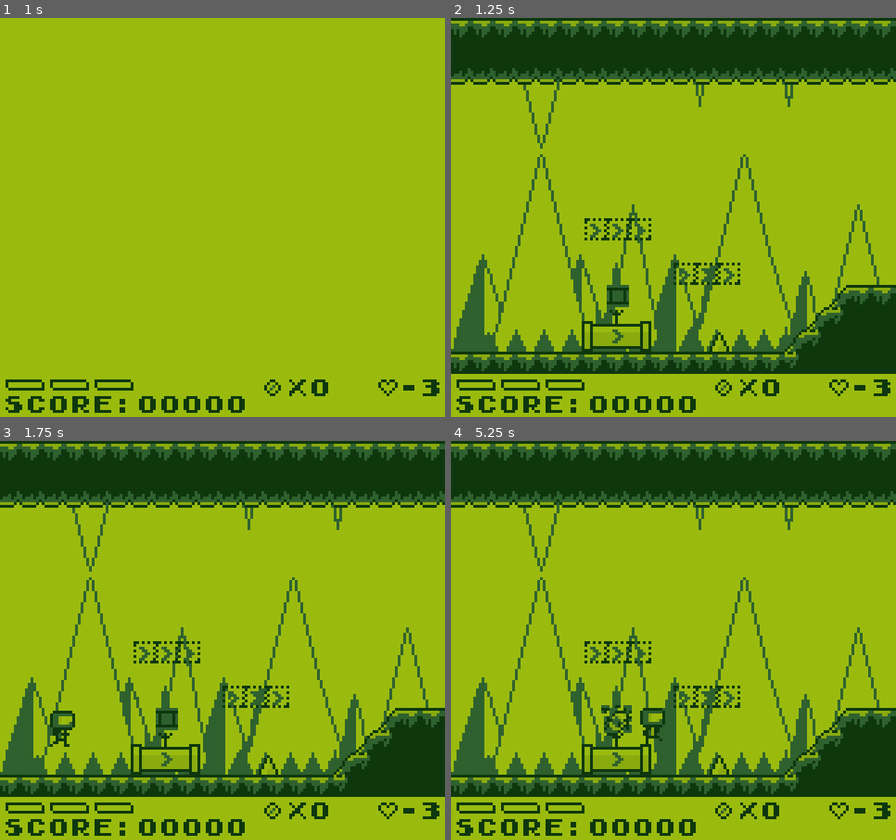
Above: before the commit, frames 1-4 (two rows, left to right).
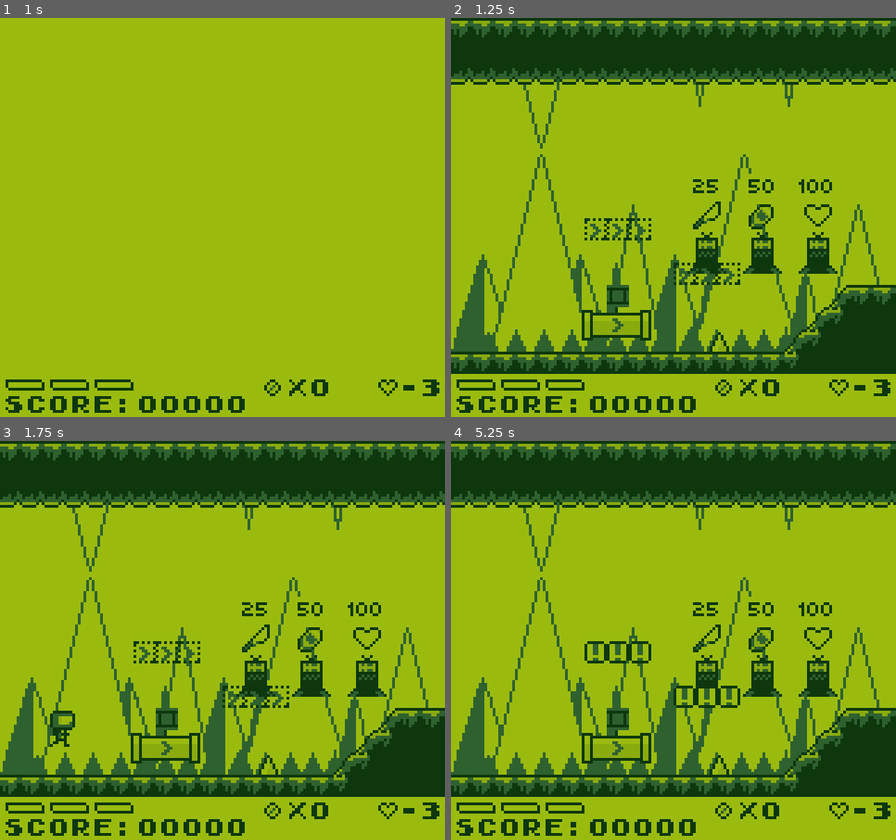
Above: after the commit, the same moments.

Repository: AlanRostem/TurboTrooper
Game: Godot game, scene res://scenes/main/Main.tscn
Two runs of this game, one before a commit and one after it. Both use one fixed random seed, a clock stepped at 60 frames per second and the inputs below. Sound files missing from this copy of the repository are replaced by a short silence.
Inputs:
- Up to frame 1 (1 s): tap Enter (pause) at 0.5 s; hold D (move_right) from 0.53 s (still down); tap S (aim_down) at 0.6 s; tap Space (jump) at 0.77 s
- Up to frame 2 (1.25 s): keep holding D (move_right)
- Up to frame 3 (1.75 s): keep holding D (move_right); tap W (aim_up) at 1.35 s; tap Space (jump) at 1.52 s
- Up to frame 4 (5.25 s): release D (move_right) at 2.03 s; hold A (move_left) 2.03-2.78 s; tap K (fire) at 2.1, 5.1 s; hold D (move_right) 2.78-4.28 s; tap E (select) at 2.85 s; tap Space (jump) at 3.02, 3.77, 4.52 s; tap S (aim_down) at 3.6 s; hold A (move_left) 4.28-5.03 s; tap W (aim_up) at 4.35 s; hold D (move_right) from 5.03 s (still down)

Frame 1 is identical in both runs. In frame 2, 2.8% of the frame differs, in the area x 29-87%, y 39-84%; in frame 3, 2.8%; in frame 4, 4.0%.

Commit message:
pos change for editor

Diff:
--- a/project/scenes/game/level/Level.tscn
+++ b/project/scenes/game/level/Level.tscn
@@ -1,10 +1,11 @@
-[gd_scene load_steps=6 format=2]
+[gd_scene load_steps=7 format=2]
 
 [ext_resource path="res://scenes/game/world/GameWorld.tscn" type="PackedScene" id=1]
 [ext_resource path="res://scenes/game/world/environment/CustomTileMap.gd" type="Script" id=2]
 [ext_resource path="res://scenes/game/level/Level.gd" type="Script" id=3]
 [ext_resource path="res://scenes/game/world/entity/entities/player/Player.tscn" type="PackedScene" id=4]
 [ext_resource path="res://assets/audio/music/normal_theme.wav" type="AudioStream" id=5]
+[ext_resource path="res://scenes/game/world/environment/ShopArea.tscn" type="PackedScene" id=6]
 
 [node name="Level" type="Node2D"]
 pause_mode = 1
@@ -15,7 +16,10 @@
 
 [node name="GameWorld" parent="." instance=ExtResource( 1 )]
 
-[node name="CustomTileMap" parent="GameWorld/Geometry" index="0"]
+[node name="ShopArea" parent="GameWorld/Geometry" index="0" instance=ExtResource( 6 )]
+position = Vector2( 112, 80 )
+
+[node name="CustomTileMap" parent="GameWorld/Geometry" index="1"]
 cell_size = Vector2( 8, 8 )
 script = ExtResource( 2 )
 
--- a/project/scenes/game/world/entity/entities/enemy/boom_crawler/BoomCrawler.tscn
+++ b/project/scenes/game/world/entity/entities/enemy/boom_crawler/BoomCrawler.tscn
@@ -32,22 +32,28 @@
 __death_sound = null
 
 [node name="BodyShape" parent="." index="0"]
-position = Vector2( 0, 4 )
+position = Vector2( 0, 1 )
 shape = SubResource( 1 )
 
 [node name="HealthComponent" parent="." index="1"]
 max_health = 5
 
+[node name="InHitBox" parent="." index="2"]
+position = Vector2( 0, -3 )
+
 [node name="BodyShape" type="CollisionShape2D" parent="InHitBox" index="0"]
 position = Vector2( 0, 3 )
-shape = SubResource( 5 )
+shape = SubResource( 2 )
+
+[node name="OutHitBox" parent="." index="3"]
+position = Vector2( 0, -3 )
 
 [node name="BodyShape" type="CollisionShape2D" parent="OutHitBox" index="0"]
 position = Vector2( 0, 4 )
 shape = SubResource( 1 )
 
 [node name="VisibilityEnabler2D" parent="." index="4"]
-position = Vector2( 0, 2 )
+position = Vector2( 0, -1 )
 scale = Vector2( 0.6, 0.5 )
 
 [node name="EnemyFSM" parent="." index="5"]
@@ -57,8 +63,9 @@
 script = ExtResource( 4 )
 
 [node name="EnemySprite" parent="." index="6"]
-position = Vector2( 0, -1 )
-frames = SubResource( 4 )
+position = Vector2( 0, -4 )
+frames = SubResource( 5 )
+frame = 1
 playing = true
 
 [connection signal="player_detected" from="." to="EnemyFSM/BoomCrawlerWalkState" method="_on_BoomCrawler_player_detected"]
--- a/project/scenes/game/world/entity/entities/enemy/brute/Brute.tscn
+++ b/project/scenes/game/world/entity/entities/enemy/brute/Brute.tscn
@@ -16,20 +16,27 @@
 collision_mode = 2
 
 [node name="BodyShape" parent="." index="0"]
+position = Vector2( 0, -2 )
 shape = SubResource( 1 )
 
 [node name="HealthComponent" parent="." index="1"]
 max_health = 24
 __immunities = [ "energy" ]
 
+[node name="InHitBox" parent="." index="2"]
+position = Vector2( 0, -2 )
+
 [node name="BodyShape" type="CollisionShape2D" parent="InHitBox" index="0"]
 shape = SubResource( 1 )
+
+[node name="OutHitBox" parent="." index="3"]
+position = Vector2( 0, -2 )
 
 [node name="BodyShape" type="CollisionShape2D" parent="OutHitBox" index="0"]
 shape = SubResource( 1 )
 
 [node name="VisibilityEnabler2D" parent="." index="4"]
-position = Vector2( 2.38419e-07, 0 )
+position = Vector2( 0, -2 )
 scale = Vector2( 0.5, 0.6 )
 
 [node name="EnemyFSM" parent="." index="5"]
@@ -50,10 +57,10 @@
 one_shot = true
 
 [node name="EnemySprite" parent="." index="6"]
-position = Vector2( 1, -10 )
+position = Vector2( 1, -12 )
 frames = ExtResource( 2 )
 animation = "idle_slam"
-frame = 1
+frame = 2
 playing = true
 script = ExtResource( 7 )
 
--- a/project/scenes/game/world/entity/entities/enemy/rodder/Rodder.tscn
+++ b/project/scenes/game/world/entity/entities/enemy/rodder/Rodder.tscn
@@ -16,16 +16,23 @@
 detect_player_on_visible = true
 
 [node name="BodyShape" parent="." index="0"]
+position = Vector2( 0, 5 )
 shape = SubResource( 1 )
+
+[node name="InHitBox" parent="." index="2"]
+position = Vector2( 0, 5 )
 
 [node name="BodyShape" type="CollisionShape2D" parent="InHitBox" index="0"]
 shape = SubResource( 1 )
+
+[node name="OutHitBox" parent="." index="3"]
+position = Vector2( 0, 5 )
 
 [node name="BodyShape" type="CollisionShape2D" parent="OutHitBox" index="0"]
 shape = SubResource( 1 )
 
 [node name="VisibilityEnabler2D" parent="." index="4"]
-position = Vector2( -2.38419e-07, -0.5 )
+position = Vector2( 0, 4.5 )
 scale = Vector2( 0.4, 0.75 )
 
 [node name="EnemyFSM" parent="." index="5"]
@@ -44,7 +51,7 @@
 wait_time = 0.67
 
 [node name="EnemySprite" parent="." index="6"]
-position = Vector2( 0, -9 )
+position = Vector2( 0, -4 )
 frames = ExtResource( 3 )
 animation = "walk"
 frame = 1
--- a/project/scenes/game/world/entity/entities/enemy/rush_rogue/RushRogue.tscn
+++ b/project/scenes/game/world/entity/entities/enemy/rush_rogue/RushRogue.tscn
@@ -21,21 +21,27 @@
 player_detection_range_in_tiles = 6.0
 
 [node name="BodyShape" parent="." index="0"]
+position = Vector2( 0, 1 )
 shape = SubResource( 1 )
 
 [node name="HealthComponent" parent="." index="1"]
 max_health = 16
 
+[node name="InHitBox" parent="." index="2"]
+position = Vector2( 0, 1 )
+
 [node name="CollisionShape2D" type="CollisionShape2D" parent="InHitBox" index="0"]
 position = Vector2( 0, -1 )
 shape = SubResource( 2 )
+
+[node name="OutHitBox" parent="." index="3"]
+position = Vector2( 0, 1 )
 
 [node name="CollisionShape2D" type="CollisionShape2D" parent="OutHitBox" index="0"]
 position = Vector2( 0, -1 )
 shape = SubResource( 2 )
 
 [node name="VisibilityEnabler2D" parent="." index="4"]
-position = Vector2( 5.68434e-14, -1 )
 scale = Vector2( 0.7, 0.4 )
 
 [node name="EnemyFSM" parent="." index="5"]
@@ -55,10 +61,9 @@
 one_shot = true
 
 [node name="EnemySprite" parent="." index="6"]
-position = Vector2( 0, -5 )
+position = Vector2( 0, -4 )
 frames = ExtResource( 2 )
 animation = "patrol"
-frame = 2
 playing = true
 script = ExtResource( 7 )
 
--- a/project/scenes/game/world/environment/LaunchPad.tscn
+++ b/project/scenes/game/world/environment/LaunchPad.tscn
@@ -40,13 +40,14 @@
 script = ExtResource( 4 )
 
 [node name="Area2D" type="Area2D" parent="."]
+position = Vector2( 0, -4 )
 collision_layer = 0
 collision_mask = 4
 script = ExtResource( 1 )
 
 [node name="AnimatedSprite" type="AnimatedSprite" parent="Area2D"]
 frames = SubResource( 6 )
-frame = 2
+frame = 3
 playing = true
 
 [node name="CollisionShape2D" type="CollisionShape2D" parent="Area2D"]
--- a/project/scenes/game/world/environment/ShopArea.tscn
+++ b/project/scenes/game/world/environment/ShopArea.tscn
@@ -1,10 +1,12 @@
-[gd_scene load_steps=4 format=2]
+[gd_scene load_steps=5 format=2]
 
 [ext_resource path="res://scenes/game/world/environment/BlasterShop.tscn" type="PackedScene" id=1]
 [ext_resource path="res://scenes/game/world/environment/HealthShop.tscn" type="PackedScene" id=2]
 [ext_resource path="res://scenes/game/world/environment/SwordShop.tscn" type="PackedScene" id=3]
+[ext_resource path="res://scenes/game/world/environment/GeometryNode.gd" type="Script" id=4]
 
 [node name="ShopArea" type="Node2D"]
+script = ExtResource( 4 )
 
 [node name="SwordShop" parent="." instance=ExtResource( 3 )]
 position = Vector2( -20, 0 )
--- a/project/scenes/game/world/objective/BombSwitch.tscn
+++ b/project/scenes/game/world/objective/BombSwitch.tscn
@@ -9,22 +9,22 @@
 
 [sub_resource type="AtlasTexture" id=1]
 atlas = ExtResource( 3 )
-region = Rect2( 16, 0, 16, 16 )
+region = Rect2( 0, 0, 16, 16 )
 
 [sub_resource type="AtlasTexture" id=2]
 atlas = ExtResource( 3 )
-region = Rect2( 0, 0, 16, 16 )
+region = Rect2( 16, 0, 16, 16 )
 
 [sub_resource type="SpriteFrames" id=3]
 animations = [ {
 "frames": [ SubResource( 1 ) ],
 "loop": true,
-"name": "on",
+"name": "off",
 "speed": 5.0
 }, {
 "frames": [ SubResource( 2 ) ],
 "loop": true,
-"name": "off",
+"name": "on",
 "speed": 5.0
 } ]
 
@@ -38,13 +38,15 @@
 script = ExtResource( 2 )
 
 [node name="AnimatedSprite" type="AnimatedSprite" parent="." index="0"]
+position = Vector2( 0, 4 )
 frames = SubResource( 3 )
 animation = "off"
 
 [node name="ArrowSprite" parent="." index="1" instance=ExtResource( 4 )]
-frame = 0
+position = Vector2( 0, -12 )
 
 [node name="StaticBody2D" type="StaticBody2D" parent="." index="2"]
+position = Vector2( 0, 4 )
 collision_mask = 0
 
 [node name="CollisionShape2D" type="CollisionShape2D" parent="StaticBody2D" index="0"]
@@ -52,6 +54,7 @@
 shape = SubResource( 4 )
 
 [node name="PressArea" type="Area2D" parent="." index="3"]
+position = Vector2( 0, 4 )
 collision_layer = 0
 collision_mask = 4
 
--- a/project/scenes/game/world/structure/destructible/ChainedExplosiveBarrel.tscn
+++ b/project/scenes/game/world/structure/destructible/ChainedExplosiveBarrel.tscn
@@ -15,7 +15,11 @@
 drop_scrap_on_damaged = false
 
 [node name="Sprite" type="Sprite" parent="." index="0"]
+position = Vector2( 0, -4 )
 texture = ExtResource( 2 )
+
+[node name="InHitBox" parent="." index="1"]
+position = Vector2( 0, -4 )
 
 [node name="CollisionShape2D" type="CollisionShape2D" parent="InHitBox" index="0"]
 position = Vector2( 0, -1 )
@@ -25,6 +29,9 @@
 max_health = 5
 __immunities = [ "standard", "energy", "critical", "ram_slide" ]
 
+[node name="ScrapDropLocation" parent="." index="3"]
+position = Vector2( 0, -31 )
+
 [node name="CollisionShape2D" type="CollisionShape2D" parent="." index="4"]
-position = Vector2( 0, 2 )
+position = Vector2( 0, -2 )
 shape = SubResource( 2 )
--- a/project/scenes/game/world/structure/speed_pipe/SpeedPipeArea.tscn
+++ b/project/scenes/game/world/structure/speed_pipe/SpeedPipeArea.tscn
@@ -13,6 +13,7 @@
 script = ExtResource( 3 )
 
 [node name="SpeedPipe" type="Node2D" parent="."]
+position = Vector2( 0, -4 )
 
 [node name="PipeSprite" type="Sprite" parent="SpeedPipe"]
 texture = ExtResource( 1 )
Not shown: 1 places in project/scenes/game/world/entity/entities/enemy/boom_crawler/BoomCrawler.tscn that only renumber resources
